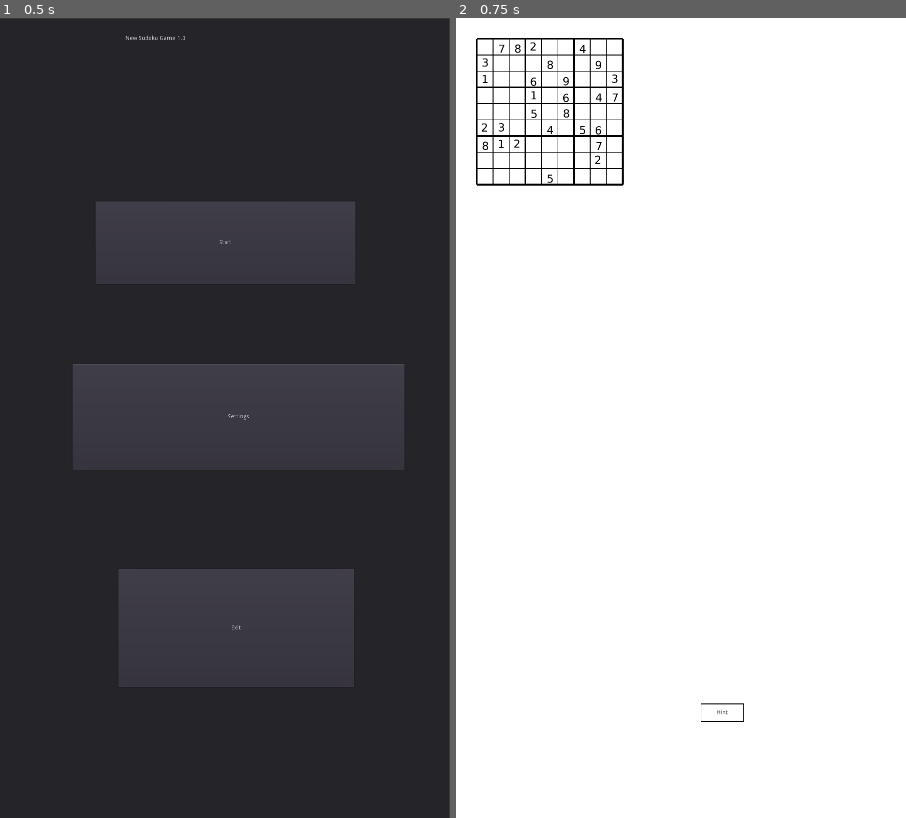
Above: before the commit, frames 1-2 (left to right).
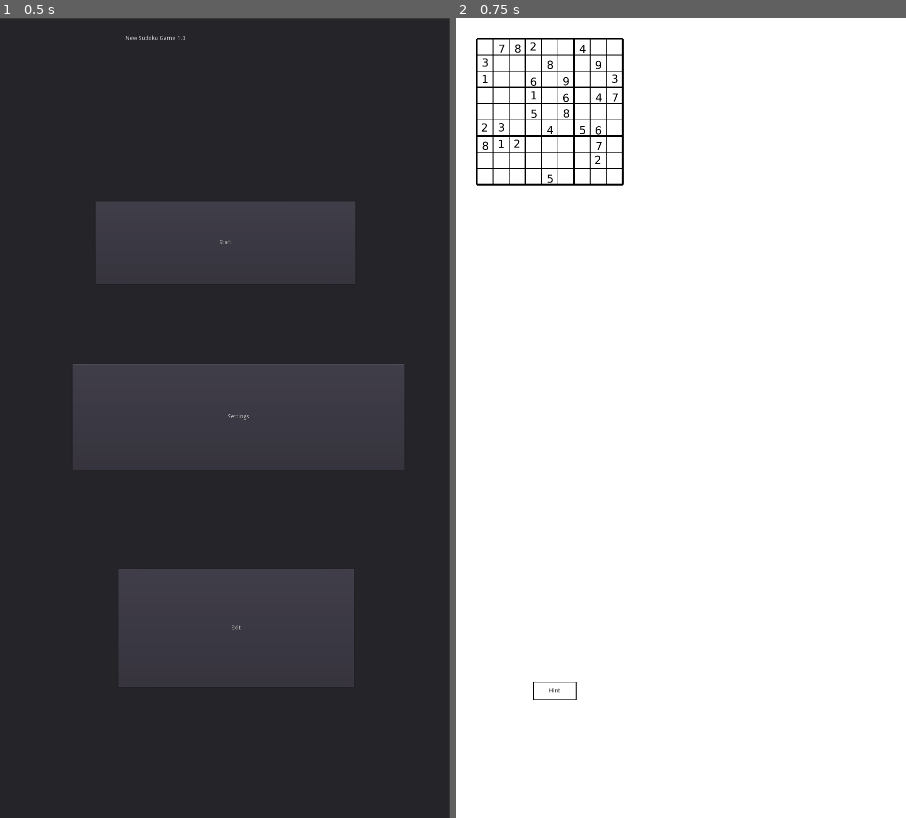
Above: after the commit, the same moments.

Repository: UnrealisticDino/sudoku
Game: Godot game, scene res://Scenes/MainMenu.tscn
Two runs of this game, one before a commit and one after it. Both use one fixed random seed, a clock stepped at 60 frames per second and the inputs below.
Inputs:
- Up to frame 1 (0.5 s): no input
- Up to frame 2 (0.75 s): click "Start" at 0.5 s

Frame 1 is identical in both runs. In frame 2, 0.1% of the frame differs, in the area x 17-64%, y 83-88%.

Commit message:
Code Cleanup

Diff:
--- a/Scenes/DrawGrid.gd
+++ b/Scenes/DrawGrid.gd
@@ -256,39 +256,14 @@
 			if selected_cell_node:
 				selected_cell_node.clear_cell()  # Clear the visual representation of the cell
 
-	# Remove this line to keep the cells selected
-	# selected_cells.clear()
-
 	highlighted_cells.clear()  # Clear the highlighted cells
 
-	_draw_grid()  # Redraw the grid to reflect the changes
-########
-func print_scene_tree(node, indent=0):
-	if node and node.get_tree():
-		var spaces = ""
-		for i in range(indent):
-			spaces += " "
-		print(spaces + node.name)
-
-		for child in node.get_children():
-			if child.get_tree() == null:
-				print(spaces + "  " + child.name + " (Not in scene tree)")
-			else:
-				print_scene_tree(child, indent + 2)
-	else:
-		print("Node is not part of the scene tree.")
-
-##########
 func input_number(cell, number):
 	print("cell == ", cell)
 	save_state()  # Save the state before making changes
 	if Global.hint:
 		var new_selected_cell = cell
 		selected_cells = [new_selected_cell]
-#	if get_tree():
-#		print_scene_tree(get_tree().get_root())
-#	else:
-#		print("Node is not part of the scene tree.")
 
 	var col = cell.y
 	var row = cell.x
@@ -304,10 +279,6 @@
 	var cell_name = "cell_" + str(row) + "_" + str(col)
 	print("cell name = ", cell_name)
 
-	# Debugging: Print the names of all children nodes
-#	for child in get_children():
-#		print("Child node: ", child.name)
-
 	var selected_cell_node = get_node_or_null(cell_name)
 	print("selected cell node ", selected_cell_node)
 
@@ -322,7 +293,6 @@
 		highlight_identical_digits(cell)
 
 	Global.hint = false
-	_draw_grid()  # Redraw the grid to reflect the changes
 
 func _on_size_changed():
 	# Recalculate the grid parameters
@@ -337,18 +307,6 @@
 				cell.position = Vector2(start_x + j * scaled_cell_size + scaled_cell_size / 2, start_y + i * scaled_cell_size + scaled_cell_size / 2)
 				# If the Cell scene has a scale property, adjust it based on the new scaled_cell_size
 				cell.scale = Vector2(scaled_cell_size / cell_size, scaled_cell_size / cell_size) * digit_scale_factor
-
-	# Redraw the grid
-	_draw_grid()
-
-#func _on_cell_clicked(cell_position):
-#	selected_cell = cell_position
-#	selected_cells = [cell_position]
-#	_draw_grid()
-#
-#	# Update the highlighted digits if the setting is turned on
-#	if Global.highlight_identical_digits:
-#		highlight_identical_digits(cell_position)
 
 func update_puzzle():
 	puzzle = Global.puzzle
@@ -385,7 +343,7 @@
 			current_pencils.append(digit)  # Add the penciled-in digit
 			#print("Added pencil digit: ", digit)
 		Global.penciled_digits[cell.x][cell.y] = current_pencils
-		_draw_grid()  # Redraw the grid to reflect the changes
+#		_draw_grid()  # Redraw the grid to reflect the changes
 
 func undo():
 	print("Undo stack before undo: ", undo_stack)
--- a/Scenes/ImageDisplay.gd
+++ b/Scenes/ImageDisplay.gd
@@ -66,17 +66,6 @@
 	self.region_enabled = false
 	self.texture = null
 
-## If you want to detect clicks on the cell
-#func _input(event):
-#
-#	if event is InputEventMouseButton and event.pressed:
-#		print(event)
-#		# Check if the click is within the cell's boundaries
-#		if self.get_rect().has_point(event.position):
-#			print("Emitting cell_clicked signal")  # Debugging line
-#			emit_signal("cell_clicked")
-#			Input.set_input_as_handled()  # Mark the input as handled to stop propagation
-
 func set_pencil_digit(digit, show):
 	if sprite_sheet:
 		var cell_width = sprite_sheet.get_width() / 3
--- a/Scenes/Sudoku.tscn
+++ b/Scenes/Sudoku.tscn
@@ -16,8 +16,8 @@
 script = ExtResource( 1 )
 
 [node name="PlayerInput" type="Control" parent="."]
-margin_left = 587.0
-margin_top = 1645.0
-margin_right = 627.0
-margin_bottom = 1685.0
+margin_left = 185.0
+margin_top = 1593.0
+margin_right = 225.0
+margin_bottom = 1633.0
 script = ExtResource( 3 )
--- a/Scenes/SudokuSolver.gd
+++ b/Scenes/SudokuSolver.gd
@@ -43,25 +43,22 @@
 		var move_result = {}
 		for technique in techniques:
 			match technique:
+				#Easy
 				"use_full_house":
 					move_result = use_full_house(puzzle)
 				"use_naked_singles":
 					move_result = use_naked_singles(puzzle)
 				"use_hidden_singles":
 					move_result = use_hidden_singles(puzzle)
-
+				#Medium
+#				"use_naked_pairs":
+#					move_result = use_naked_pairs(puzzle)
 				# ... (other techniques)
 			made_move = move_result.made_move or made_move
 
 			# If the source is "player_input", exit early if a move was made
 			if source == "PlayerInput" and made_move:
-#				if self.get_parent():
-#					print("The node has a parent, so it's likely part of the scene tree.")
-#				else:
-#					print("The node has no parent, so it's NOT part of the scene tree.")
-				#print("Inside PlayerInput and made_move block")  # Debug
 				Global.hint = true
-				#print("About to call get_tree(): ", get_tree())  # Debug
 				var DrawGrid = get_tree().get_nodes_in_group("DrawGridGroup")[0]
 				if DrawGrid:
 					DrawGrid.input_number(move_result.cell, move_result.number)
Not shown, changed: Moves_Made/moves.txt
